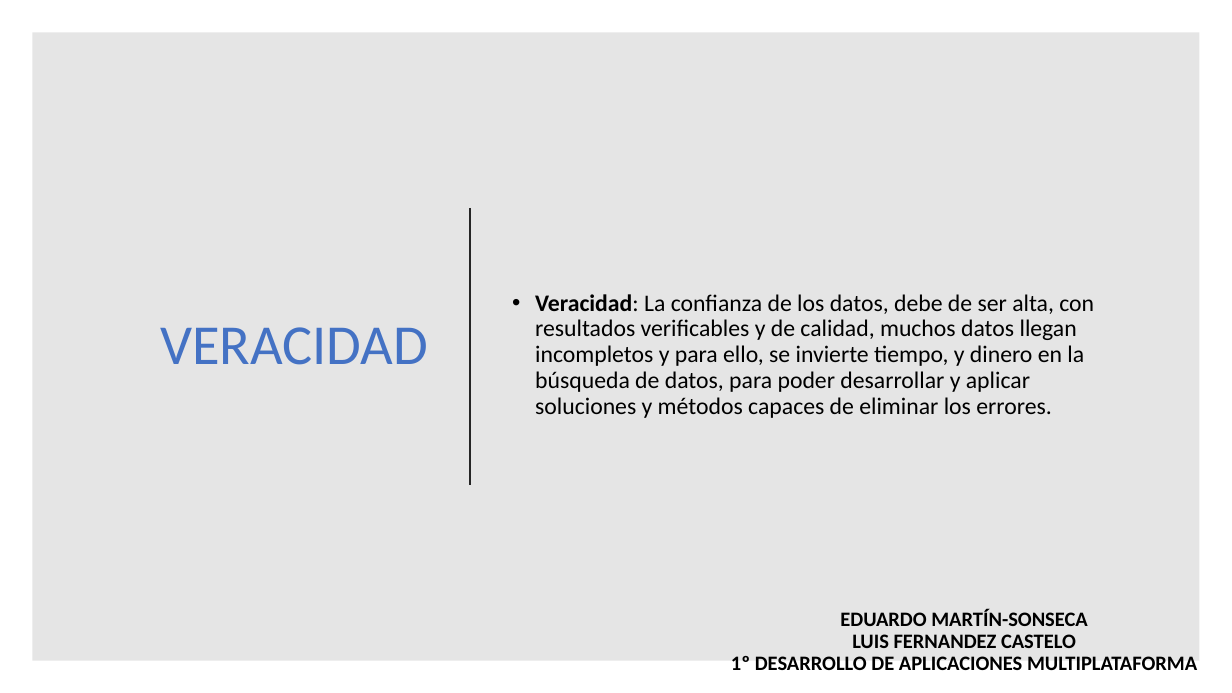
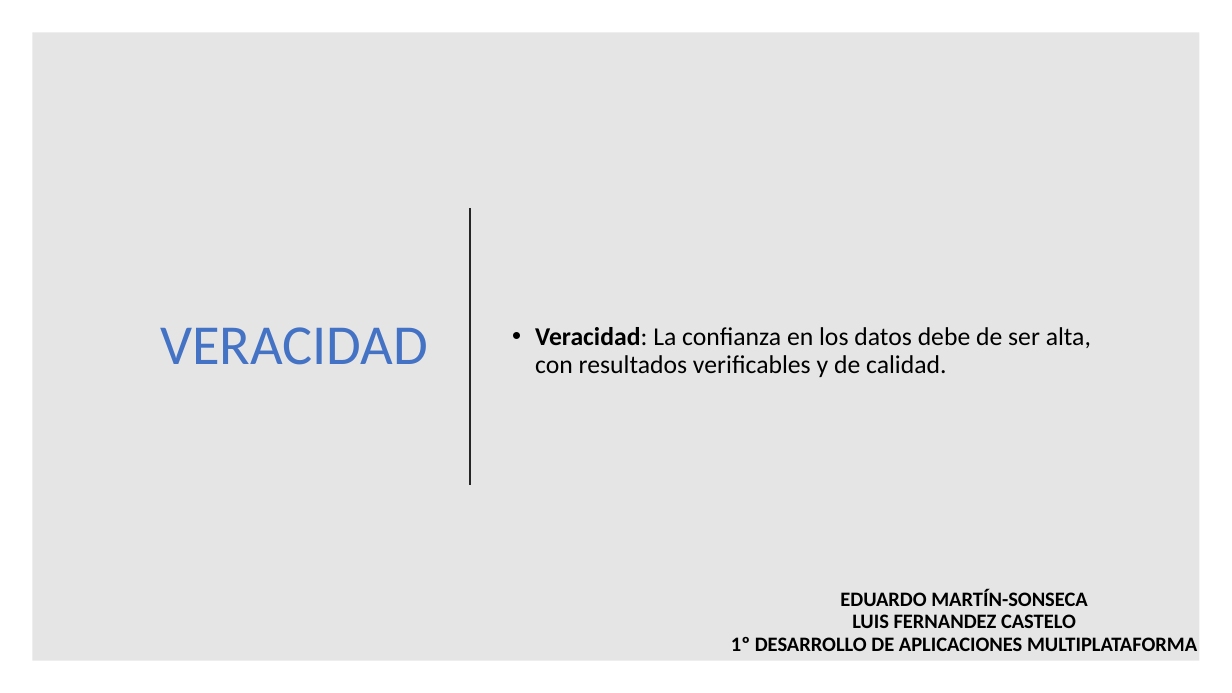
Before and after one commit to maraloeDev/Grado_SuperiorDAM, a slide deck: slide 7 of Bases de Datos/1º Evaluación/Ejercicios/Ejercicio2/Explotación de bases de datos Big Data.pptx. Drawn at 1232x693 pixels with LibreOffice and Linux fonts; fonts in the diff are those of the drawing. Boxes give left, top, right and bottom in pixels: in the first picture for what was removed or moved away, otherwise in the second. Text is boxed around its words. In the diff, an @@ line names an element or a change of style, - is before the commit and + after.

```diff
--- a/Bases de Datos/1º Evaluación/Ejercicios/Ejercicio2/Explotación de bases de datos Big Data.pptx
+++ b/Bases de Datos/1º Evaluación/Ejercicios/Ejercicio2/Explotación de bases de datos Big Data.pptx
@@ text at bbox=[535, 327, 1091, 377]: text changed; size 18.5 to 20 pt @@
-• Veracidad: La confianza de los datos, debe de ser alta, con resultados verificables y de calidad, muchos datos llegan incompletos y para ello, se invierte tiempo, y dinero en la búsqueda de datos, para poder desarrollar y aplicar soluciones y métodos capaces de eliminar los errores.
+• Veracidad: La confianza en los datos debe de ser alta, con resultados verificables y de calidad.
@@ text "EDUARDO MARTÍN-SONSECA LUIS FERNANDEZ CASTELO ...": place and size @@
-text "EDUARDO MARTÍN-SONSECA LUIS FERNANDEZ CASTELO ..." at bbox=[731, 608, 1197, 670]
+text "EDUARDO MARTÍN-SONSECA LUIS FERNANDEZ CASTELO ..." at bbox=[731, 589, 1197, 651]
```
Also in this commit, not shown: 13 other slides changed, 2 other files.
